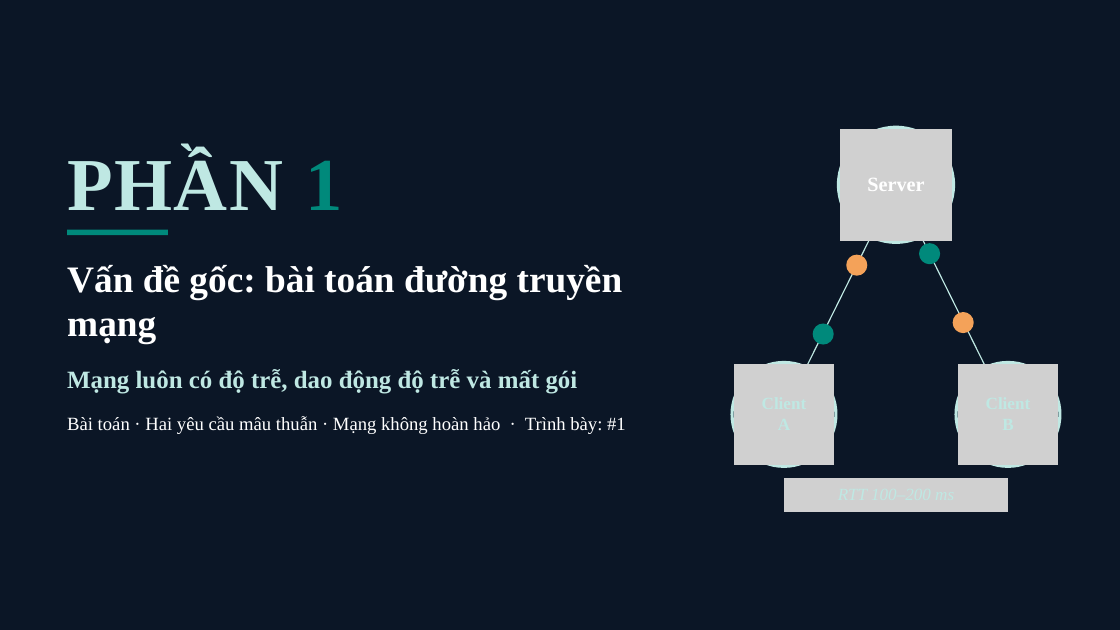
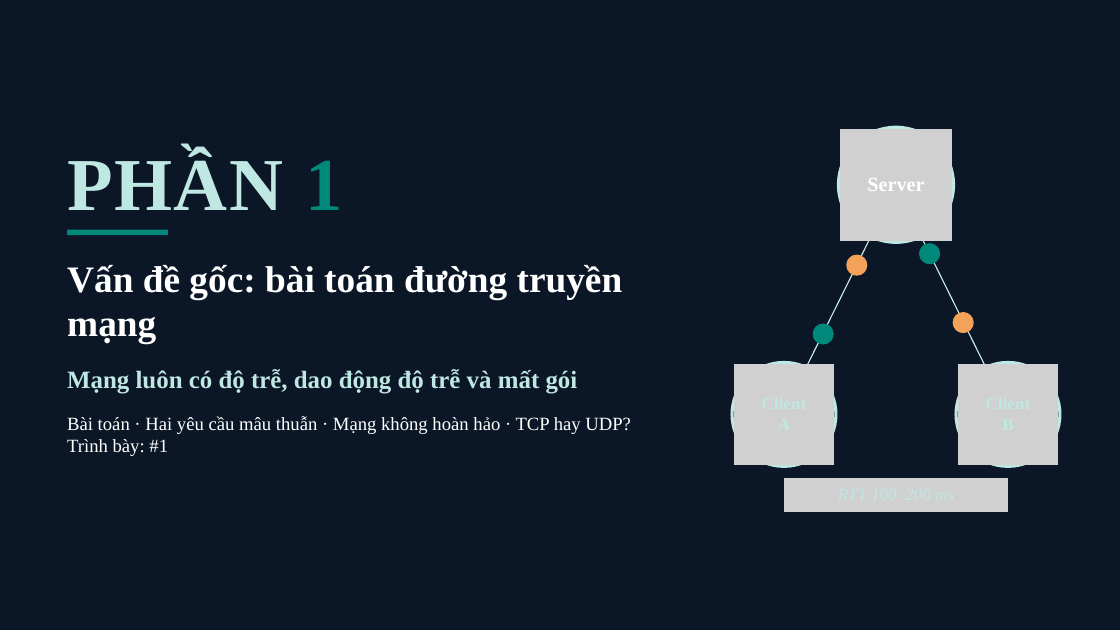
Before and after one commit to luulichma/BTL_LTM_Topic47, a slide deck: slide 3 of slides/T47_ThuyetTrinh_Khung_New.pptx. Drawn at 1120x630 pixels with LibreOffice and Linux fonts; fonts in the diff are those of the drawing; grey boxes stand for pictures. Boxes give left, top, right and bottom in pixels: in the first picture for what was removed or moved away, otherwise in the second. Text is boxed around its words. In the diff, an @@ line names an element or a change of style, - is before the commit and + after.

```diff
--- a/slides/T47_ThuyetTrinh_Khung_New.pptx
+++ b/slides/T47_ThuyetTrinh_Khung_New.pptx
@@ text at box(67, 416, 631, 456): text changed @@
-Bài toán · Hai yêu cầu mâu thuẫn · Mạng không hoàn hảo · Trình bày: #1
+Bài toán · Hai yêu cầu mâu thuẫn · Mạng không hoàn hảo · TCP hay UDP?
+Trình bày: #1
```
Also in this commit, not shown: 24 other slides changed, 1 slide added, 2 other files.
